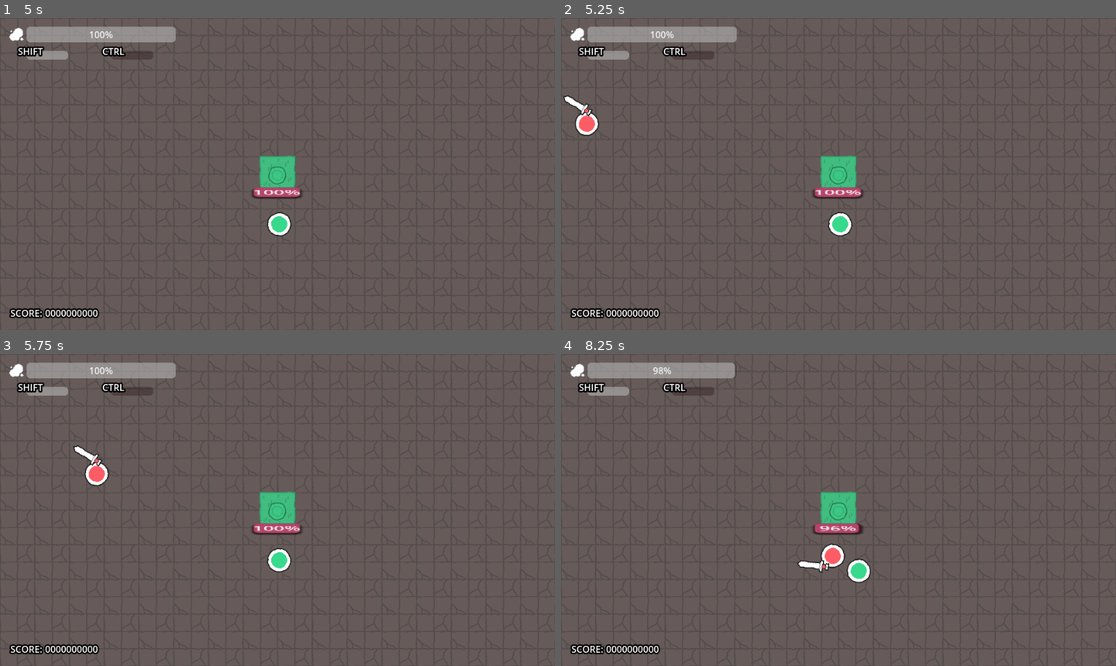
Above: before the commit, frames 1-4 (two rows, left to right).
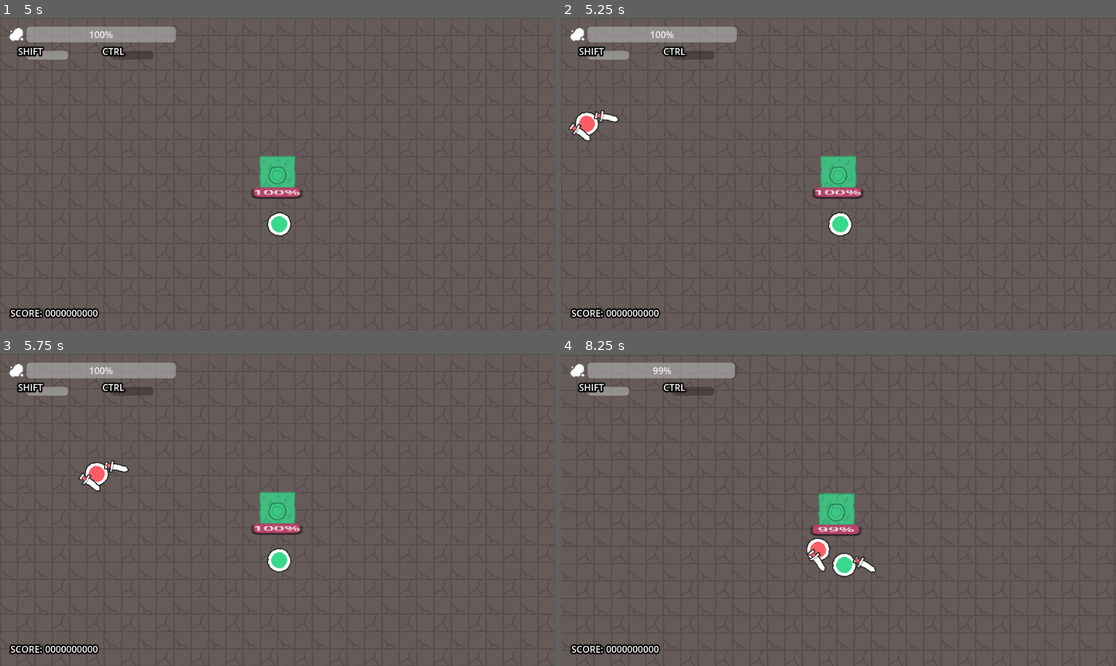
Above: after the commit, the same moments.

Repository: AndreeBurlamaqui/Gorgedot
Game: Godot game, scene res://Game/Scenes/family_defense.tscn
Same seed, same stepped clock (60 frames per second), same inputs: the game is played once before the commit and once after it.
Inputs (mouse positions are in pixels of both pictures, inside the frame that each line leads up to):
- Up to frame 1 (5 s): tap Enter at 0.5, 2, 3.5 s; move the mouse to (399, 158) at 0.52 s; tap Space at 1.25, 2.75, 4.25 s; move the mouse to (166, 189) at 1.27 s; move the mouse to (333, 105) at 2.02 s; move the mouse to (249, 236) at 2.77 s; move the mouse to (444, 220) at 3.52 s; move the mouse to (111, 127) at 4.27 s
- Up to frame 2 (5.25 s): move the mouse to (866, 174) at 5.02 s
- Up to frame 3 (5.75 s): no input
- Up to frame 4 (8.25 s): move the mouse to (755, 432) at 5.77 s; move the mouse to (960, 494) at 6.52 s; move the mouse to (727, 525) at 7.27 s; move the mouse to (894, 441) at 8.02 s

Frame 1 is identical in both runs. In frame 2, 0.3% of the frame differs, in the area x 0-11%, y 24-40%; in frame 3, 0.3%; in frame 4, 1.5%, in the area x 17-94%, y 4-99%.

Commit message:
+ Added red wand + Implemented attack distance based on weapons

Diff:
--- a/Game/Scenes/family_defense.tscn
+++ b/Game/Scenes/family_defense.tscn
@@ -15,6 +15,7 @@
 [ext_resource type="PackedScene" uid="uid://dk8jaqbm1ms48" path="res://Game/Units/Weapons/weapon_pole.tscn" id="8_p0of0"]
 [ext_resource type="PackedScene" uid="uid://ck1j3ahoidavh" path="res://Game/Units/Weapons/weapon_sword.tscn" id="9_lvhu5"]
 [ext_resource type="PackedScene" uid="uid://bq6ya0ht6vguf" path="res://Game/Scenes/game_hud.tscn" id="12_ae74p"]
+[ext_resource type="PackedScene" uid="uid://defln03klvxcv" path="res://Game/Units/Weapons/red_wand.tscn" id="16_w4p1y"]
 
 [sub_resource type="TileSetAtlasSource" id="TileSetAtlasSource_swpgp"]
 texture = ExtResource("3_ji8ud")
@@ -177,7 +178,7 @@
 [node name="Spawner" type="Node2D" parent="." node_paths=PackedStringArray("camera")]
 script = ExtResource("6_ougjm")
 enemy = ExtResource("7_wx2h3")
-weapons = Array[PackedScene]([ExtResource("7_hgnyu"), ExtResource("8_p0of0"), ExtResource("9_lvhu5")])
+weapons = Array[PackedScene]([ExtResource("7_hgnyu"), ExtResource("8_p0of0"), ExtResource("9_lvhu5"), ExtResource("16_w4p1y")])
 camera = NodePath("../Camera2D")
 difficultyCurve = SubResource("Curve_1qryp")
 startDelay = 5.0
--- a/Game/Units/Enemies/EnemyController.gd
+++ b/Game/Units/Enemies/EnemyController.gd
@@ -1,9 +1,5 @@
 class_name EnemyController extends UnitController
 
-@export var AttackDistance : float = 200.0:
-	set(value):
-		AttackDistance = value
-		queue_redraw()
 @export var MovementType : EnemyMovement
 
 @export_group("ATTACK")
@@ -53,7 +49,7 @@
 	focusTarget = GameManager.Family
 
 func _process(delta):
-	if MovementType.GetMovement(self, focusTarget).length() < AttackDistance :
+	if MovementType.GetMovement(self, focusTarget).length() < GetAttackDistance() :
 		TryMainAction()
 
 	super._process(delta)
@@ -63,3 +59,10 @@
 	await _flash_animations.animation_finished
 	_flash_animations.play(&"RESET")
 	return get_tree().process_frame
+
+func GetAttackDistance() -> float :
+	var atkDist = 0.0
+	if currentWeapon != null :
+		atkDist = currentWeapon.attack_distance
+
+	return atkDist
--- a/Game/Units/Enemies/Movements/EnemyMovementChaser.gd
+++ b/Game/Units/Enemies/Movements/EnemyMovementChaser.gd
@@ -7,7 +7,7 @@
 
 	var direction = target.global_position - selfEnemy.global_position
 
-	if direction.length() > selfEnemy.AttackDistance:
+	if direction.length() > selfEnemy.GetAttackDistance():
 		return direction
 	else:
 		return Vector2.ZERO
--- a/Game/Units/Enemies/example_enemy_unit.tscn
+++ b/Game/Units/Enemies/example_enemy_unit.tscn
@@ -73,7 +73,6 @@
 collision_layer = 32
 collision_mask = 49
 script = ExtResource("2_ojer1")
-AttackDistance = 125.0
 MovementType = ExtResource("3_n44cq")
 focusArea = NodePath("Focus Area")
 _flash_animations = NodePath("Can Consume Flash")
--- a/Game/Units/Weapons/Projectiles/general_projectile.tscn
+++ b/Game/Units/Weapons/Projectiles/general_projectile.tscn
@@ -5,7 +5,7 @@
 [ext_resource type="Script" path="res://Game/Components/Hitbox.gd" id="3_jka0j"]
 
 [sub_resource type="RectangleShape2D" id="RectangleShape2D_11g6q"]
-size = Vector2(11.42, 32.5009)
+size = Vector2(20.5748, 22.0168)
 
 [sub_resource type="Animation" id="Animation_41wnv"]
 resource_name = "on_hit_animation"
@@ -65,7 +65,7 @@
 }
 
 [sub_resource type="RectangleShape2D" id="RectangleShape2D_l5lvm"]
-size = Vector2(20, 38)
+size = Vector2(20, 21)
 
 [node name="Projectile" type="Node2D" node_paths=PackedStringArray("timer", "hitBox", "impactBox", "animator")]
 position = Vector2(-2, 1)
--- /dev/null
+++ b/Game/Units/Weapons/Projectiles/red_projectile.tscn
@@ -0,0 +1,24 @@
+[gd_scene load_steps=3 format=3 uid="uid://deakn8hxlxiq"]
+
+[ext_resource type="PackedScene" uid="uid://dp3sdqrfgrabq" path="res://Game/Units/Weapons/Projectiles/general_projectile.tscn" id="1_yngmf"]
+[ext_resource type="Texture2D" uid="uid://pancbs1ybecs" path="res://Art/Environment/trap.png" id="2_oajli"]
+
+[node name="Red Projectile" instance=ExtResource("1_yngmf")]
+
+[node name="Visual" parent="." index="0"]
+position = Vector2(19.973, 0)
+scale = Vector2(0.35, 0.35)
+texture = ExtResource("2_oajli")
+
+[node name="ImpactBox" parent="." index="1"]
+collision_mask = 16
+
+[node name="CollisionShape2D" parent="ImpactBox" index="0"]
+position = Vector2(-1.16825e-05, -2.5)
+scale = Vector2(0.977399, 0.953819)
+
+[node name="Hitbox" parent="." index="4"]
+collision_mask = 3
+
+[node name="CollisionShape2D" parent="Hitbox" index="0"]
+position = Vector2(2.49999, 9.05991e-06)
--- a/Game/Units/Weapons/WeaponBase.gd
+++ b/Game/Units/Weapons/WeaponBase.gd
@@ -10,6 +10,7 @@
 @export_group("VALUES")
 @export var dropForce = 500.0;
 @export var dropSpeed = 750;
+@export var attack_distance := 125.0
 
 @export_group("ANIMATIONS")
 @export var onPickAnimation : String
--- /dev/null
+++ b/Game/Units/Weapons/red_wand.tscn
@@ -0,0 +1,27 @@
+[gd_scene load_steps=6 format=3 uid="uid://defln03klvxcv"]
+
+[ext_resource type="PackedScene" uid="uid://c58efox3v2m5x" path="res://Game/Units/Weapons/ranged_weapon_base.tscn" id="1_rqisv"]
+[ext_resource type="PackedScene" uid="uid://deakn8hxlxiq" path="res://Game/Units/Weapons/Projectiles/red_projectile.tscn" id="2_ru2nc"]
+[ext_resource type="Script" path="res://Game/Units/Weapons/Projectiles/ProjectileData.gd" id="3_1n3wf"]
+[ext_resource type="Texture2D" uid="uid://dpokx1bb0jc58" path="res://Art/Items/weapon_staff.png" id="4_k5tuv"]
+
+[sub_resource type="Resource" id="Resource_4fksk"]
+script = ExtResource("3_1n3wf")
+projectile = ExtResource("2_ru2nc")
+damage = 1.0
+amount = 3.0
+angle = Vector2(15, -15)
+randomAngle = false
+
+[node name="Red Wand" instance=ExtResource("1_rqisv")]
+projectiles = Array[ExtResource("3_1n3wf")]([SubResource("Resource_4fksk")])
+attack_distance = 500.0
+
+[node name="Visual" parent="Weapon" index="0"]
+texture = ExtResource("4_k5tuv")
+
+[node name="Left Hand" parent="Weapon/Visual" index="0"]
+position = Vector2(-2, 22)
+
+[node name="Right Hand" parent="Weapon/Visual" index="1"]
+position = Vector2(2, 38)
--- a/Game/Units/fire_projectile.tscn
+++ /dev/null
@@ -1,24 +0,0 @@
-[gd_scene load_steps=5 format=3 uid="uid://dxx7064v57mr4"]
-
-[ext_resource type="PackedScene" uid="uid://dp3sdqrfgrabq" path="res://Game/Units/general_projectile.tscn" id="1_68vbp"]
-[ext_resource type="Texture2D" uid="uid://b8ou7j2i35dgh" path="res://Art/Characters/red_hand.png" id="2_1w60h"]
-
-[sub_resource type="CircleShape2D" id="CircleShape2D_r1lqu"]
-radius = 15.0
-
-[sub_resource type="CircleShape2D" id="CircleShape2D_d6k0d"]
-radius = 15.75
-
-[node name="Projectile" instance=ExtResource("1_68vbp")]
-
-[node name="Visual" parent="." index="0"]
-position = Vector2(0, 0)
-scale = Vector2(1, 1)
-texture = ExtResource("2_1w60h")
-offset = Vector2(0, 0)
-
-[node name="CollisionShape2D" parent="ImpactBox" index="0"]
-shape = SubResource("CircleShape2D_r1lqu")
-
-[node name="CollisionShape2D" parent="Hitbox" index="0"]
-shape = SubResource("CircleShape2D_d6k0d")
--- a/Game/Units/general_projectile.tscn
+++ /dev/null
@@ -1,115 +0,0 @@
-[gd_scene load_steps=8 format=3 uid="uid://dp3sdqrfgrabq"]
-
-[ext_resource type="Script" path="res://Game/Units/ProjectileController.gd" id="1_iytox"]
-[ext_resource type="Texture2D" uid="uid://c2arf8nat7k75" path="res://Art/Items/weapon_arrow.png" id="1_x38mi"]
-[ext_resource type="Script" path="res://Game/Components/Hitbox.gd" id="3_gxdpt"]
-
-[sub_resource type="RectangleShape2D" id="RectangleShape2D_11g6q"]
-size = Vector2(11.42, 55.5661)
-
-[sub_resource type="Animation" id="Animation_41wnv"]
-resource_name = "on_hit_animation"
-length = 1.35
-tracks/0/type = "value"
-tracks/0/imported = false
-tracks/0/enabled = true
-tracks/0/path = NodePath("Visual:offset")
-tracks/0/interp = 1
-tracks/0/loop_wrap = true
-tracks/0/keys = {
-"times": PackedFloat32Array(0),
-"transitions": PackedFloat32Array(1),
-"update": 0,
-"values": [Vector2(0, 50)]
-}
-tracks/1/type = "value"
-tracks/1/imported = false
-tracks/1/enabled = true
-tracks/1/path = NodePath("Visual:rotation")
-tracks/1/interp = 3
-tracks/1/loop_wrap = true
-tracks/1/keys = {
-"times": PackedFloat32Array(0, 0.1, 0.3, 0.5, 0.7),
-"transitions": PackedFloat32Array(1, 0.34151, 1, 0.90125, 1),
-"update": 0,
-"values": [1.5708, 1.309, 1.8326, 1.48353, 1.5708]
-}
-tracks/2/type = "value"
-tracks/2/imported = false
-tracks/2/enabled = true
-tracks/2/path = NodePath("Visual:modulate")
-tracks/2/interp = 1
-tracks/2/loop_wrap = true
-tracks/2/keys = {
-"times": PackedFloat32Array(0.6, 1.3),
-"transitions": PackedFloat32Array(1, 1),
-"update": 0,
-"values": [Color(1, 1, 1, 1), Color(1, 1, 1, 0)]
-}
-tracks/3/type = "value"
-tracks/3/imported = false
-tracks/3/enabled = true
-tracks/3/path = NodePath("Visual:position")
-tracks/3/interp = 1
-tracks/3/loop_wrap = true
-tracks/3/keys = {
-"times": PackedFloat32Array(0),
-"transitions": PackedFloat32Array(1),
-"update": 0,
-"values": [Vector2(40, 0)]
-}
-
-[sub_resource type="AnimationLibrary" id="AnimationLibrary_oolsx"]
-_data = {
-"on_hit_animation": SubResource("Animation_41wnv")
-}
-
-[sub_resource type="RectangleShape2D" id="RectangleShape2D_l5lvm"]
-size = Vector2(20, 63)
-
-[node name="Projectile" type="Node2D" node_paths=PackedStringArray("timer", "impactBox", "animator")]
-position = Vector2(-2, 1)
-scale = Vector2(1, 0.994539)
-script = ExtResource("1_iytox")
-timer = NodePath("Timer")
-impactBox = NodePath("ImpactBox")
-animator = NodePath("AnimationPlayer")
-speed = 950.0
-hitAnimation = "on_hit_animation"
-
-[node name="Visual" type="Sprite2D" parent="."]
-position = Vector2(40, 0)
-rotation = 1.5708
-scale = Vector2(1, 0.689941)
-texture = ExtResource("1_x38mi")
-offset = Vector2(0, 50)
-
-[node name="ImpactBox" type="Area2D" parent="."]
-rotation = 1.5708
-collision_layer = 0
-collision_mask = 33
-monitorable = false
-
-[node name="CollisionShape2D" type="CollisionShape2D" parent="ImpactBox"]
-position = Vector2(-2.27374e-12, 0.500004)
-scale = Vector2(0.977399, 0.953819)
-shape = SubResource("RectangleShape2D_11g6q")
-
-[node name="Timer" type="Timer" parent="."]
-wait_time = 3.0
-one_shot = true
-
-[node name="AnimationPlayer" type="AnimationPlayer" parent="."]
-libraries = {
-"": SubResource("AnimationLibrary_oolsx")
-}
-
-[node name="Hitbox" type="Area2D" parent="."]
-collision_layer = 0
-collision_mask = 3
-script = ExtResource("3_gxdpt")
-
-[node name="CollisionShape2D" type="CollisionShape2D" parent="Hitbox"]
-position = Vector2(0.499998, 1.78814e-06)
-rotation = 1.5708
-shape = SubResource("RectangleShape2D_l5lvm")
Not shown: 1 places in Game/Scenes/family_defense.tscn that only renumber resources
